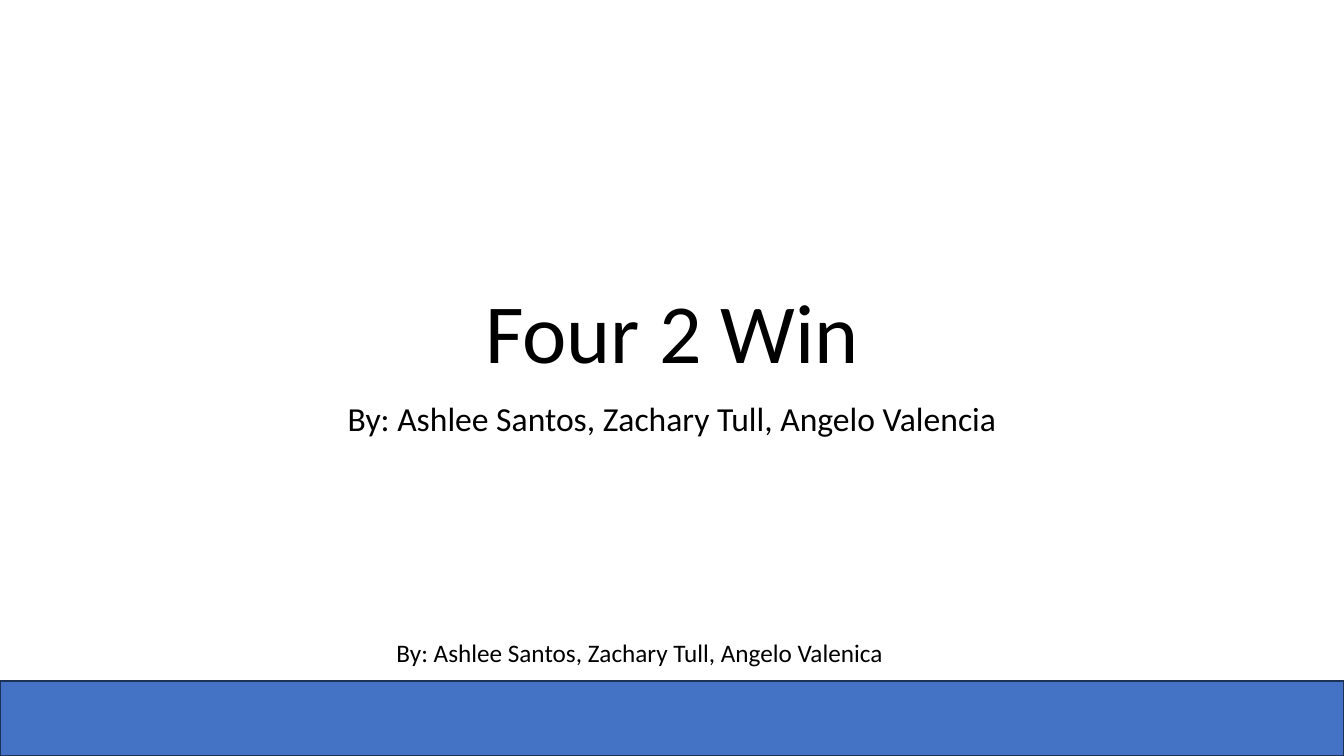
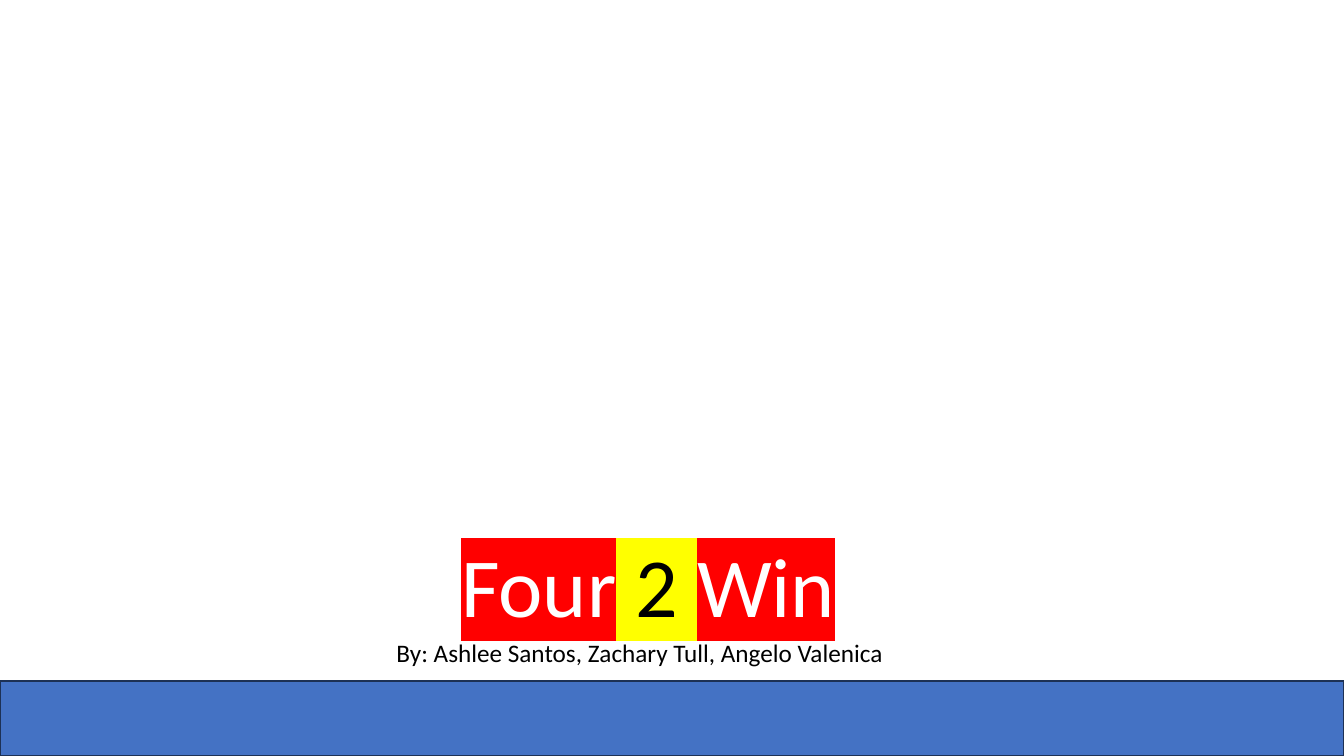
Before and after one commit to Zachadactyl/Connect-4_C, a slide deck: slide 1 of Four 2 Win.pptx. Drawn at 1344x756 pixels with LibreOffice and Linux fonts; fonts in the diff are those of the drawing; background and template pictures are left out. Boxes give left, top, right and bottom in pixels: in the first picture for what was removed or moved away, otherwise in the second. Text is boxed around its words. In the diff, an @@ line names an element or a change of style, - is before the commit and + after.

```diff
--- a/Four 2 Win.pptx
+++ b/Four 2 Win.pptx
@@ title "Four 2 Win": place and size @@
-title "Four 2 Win" at (485,305,859,364)
+title "Four 2 Win" at (461,559,835,618)
@@ title "Four 2 Win" at (461,559,835,618): text colour #000000 to #FFFFFF, highlight none to #FF0000 in "Four Win"; highlight none to #FFFF00 in "2" @@
@@ subtitle removed at (348,407,996,437) @@
-By: Ashlee Santos, Zachary Tull, Angelo Valencia
```
Also in this commit, not shown: 3 other slides changed, 1 slide added, 1 slide removed.
